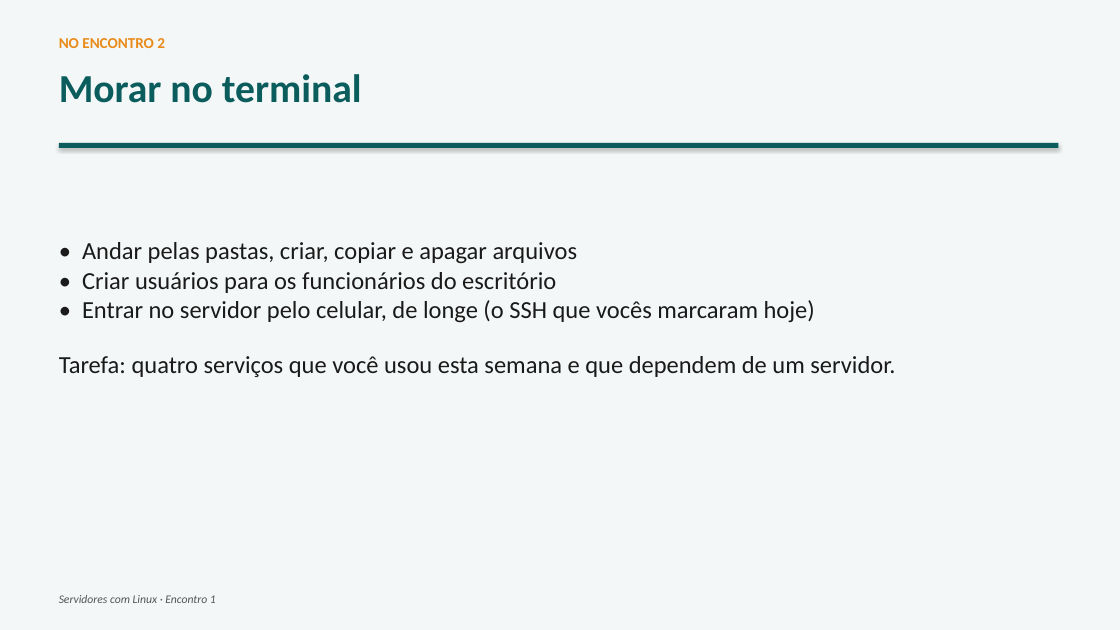
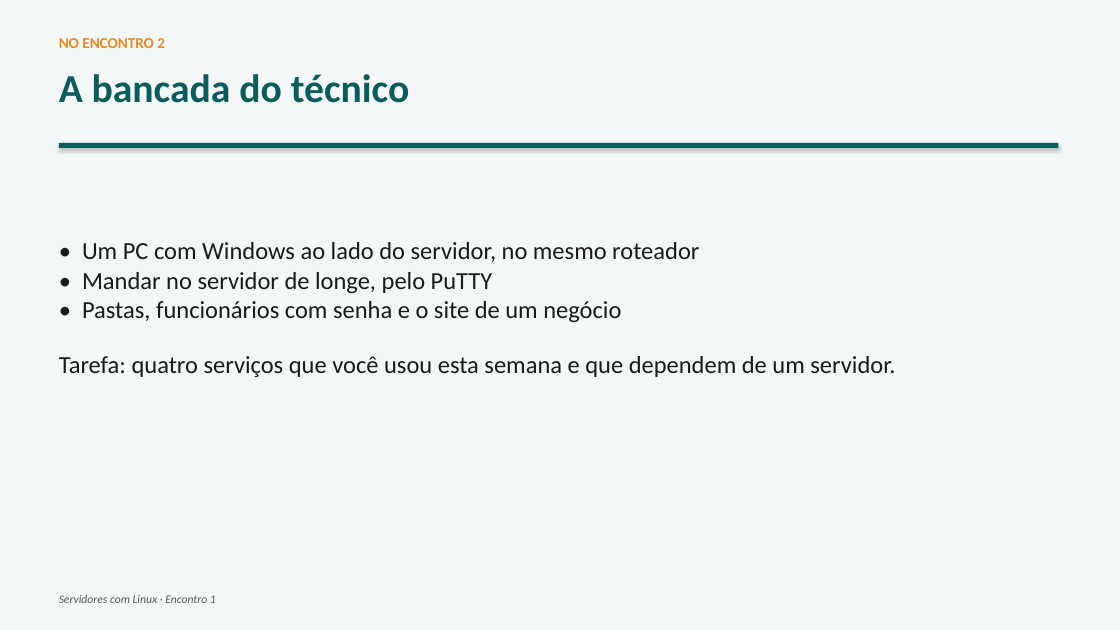
Before and after one commit to joninedel-prog/gerador_contratos, a slide deck: slide 37 of Aula - Servidores 1 - Instalando o Ubuntu e o primeiro site.pptx (slide 25 before the commit). Drawn at 1120x630 pixels with LibreOffice and Linux fonts; fonts in the diff are those of the drawing. Boxes give left, top, right and bottom in pixels: in the first picture for what was removed or moved away, otherwise in the second. Text is boxed around its words. In the diff, an @@ line names an element or a change of style, - is before the commit and + after.

```diff
--- a/Aula - Servidores 1 - Instalando o Ubuntu e o primeiro site.pptx
+++ b/Aula - Servidores 1 - Instalando o Ubuntu e o primeiro site.pptx
@@ text at [59,74,409,103]: text changed @@
-Morar no terminal
+A bancada do técnico
@@ text at [82,242,699,323]: text changed @@
-• Andar pelas pastas, criar, copiar e apagar arquivos
-• Criar usuários para os funcionários do escritório
-• Entrar no servidor pelo celular, de longe (o SSH que vocês marcaram hoje)
+• Um PC com Windows ao lado do servidor, no mesmo roteador
+• Mandar no servidor de longe, pelo PuTTY
+• Pastas, funcionários com senha e o site de um negócio
```
Also in this commit, not shown: 14 other slides changed, 13 slides added, 1 slide removed, 4 other files.
